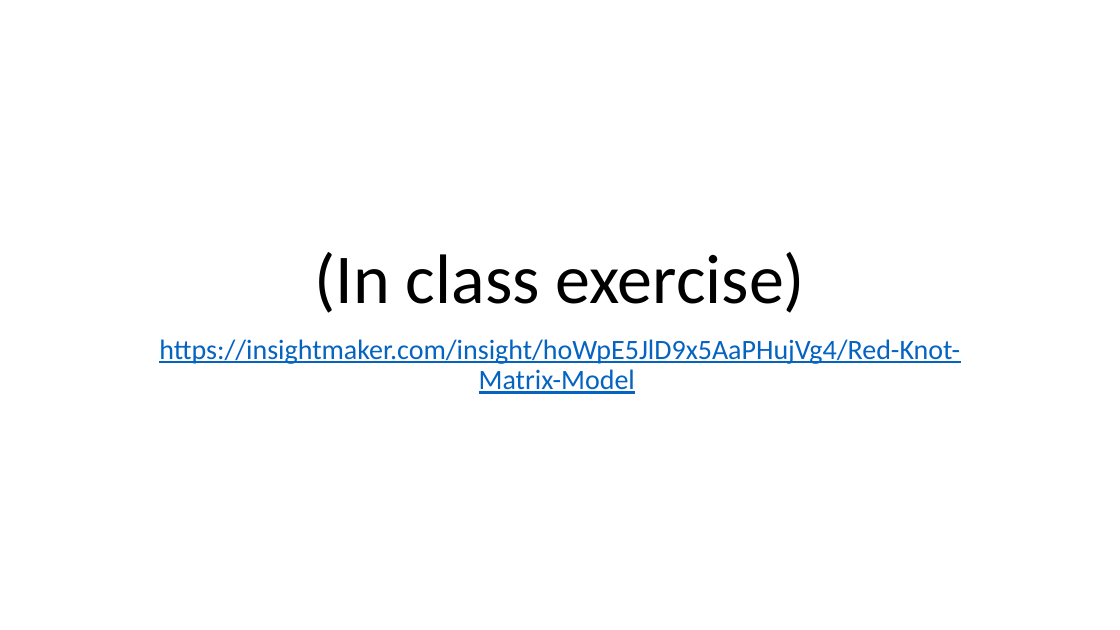
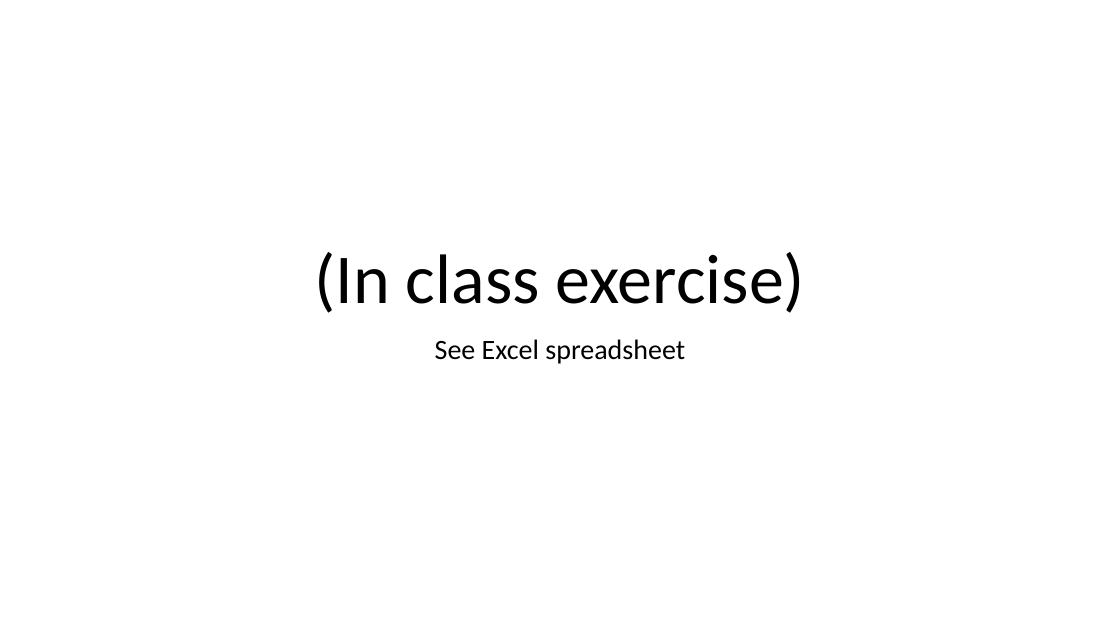
Before and after one commit to kevintshoemaker/NRES-470, a slide deck: slide 20 of REKN2.pptx (slide 22 before the commit). Drawn at 1120x630 pixels with LibreOffice and Linux fonts; fonts in the diff are those of the drawing. Boxes give left, top, right and bottom in pixels: in the first picture for what was removed or moved away, otherwise in the second. Text is boxed around its words. In the diff, an @@ line names an element or a change of style, - is before the commit and + after.

```diff
--- a/REKN2.pptx
+++ b/REKN2.pptx
@@ subtitle at (x1=435, y1=339, x2=685, y2=364): text changed; text colour #0563C1 to #000000 @@
-https://insightmaker.com/insight/hoWpE5JlD9x5AaPHujVg4/Red-Knot-Matrix-Model
+See Excel spreadsheet
```
Also in this commit, not shown: 3 other slides changed, 1 slide removed, 5 other files.
